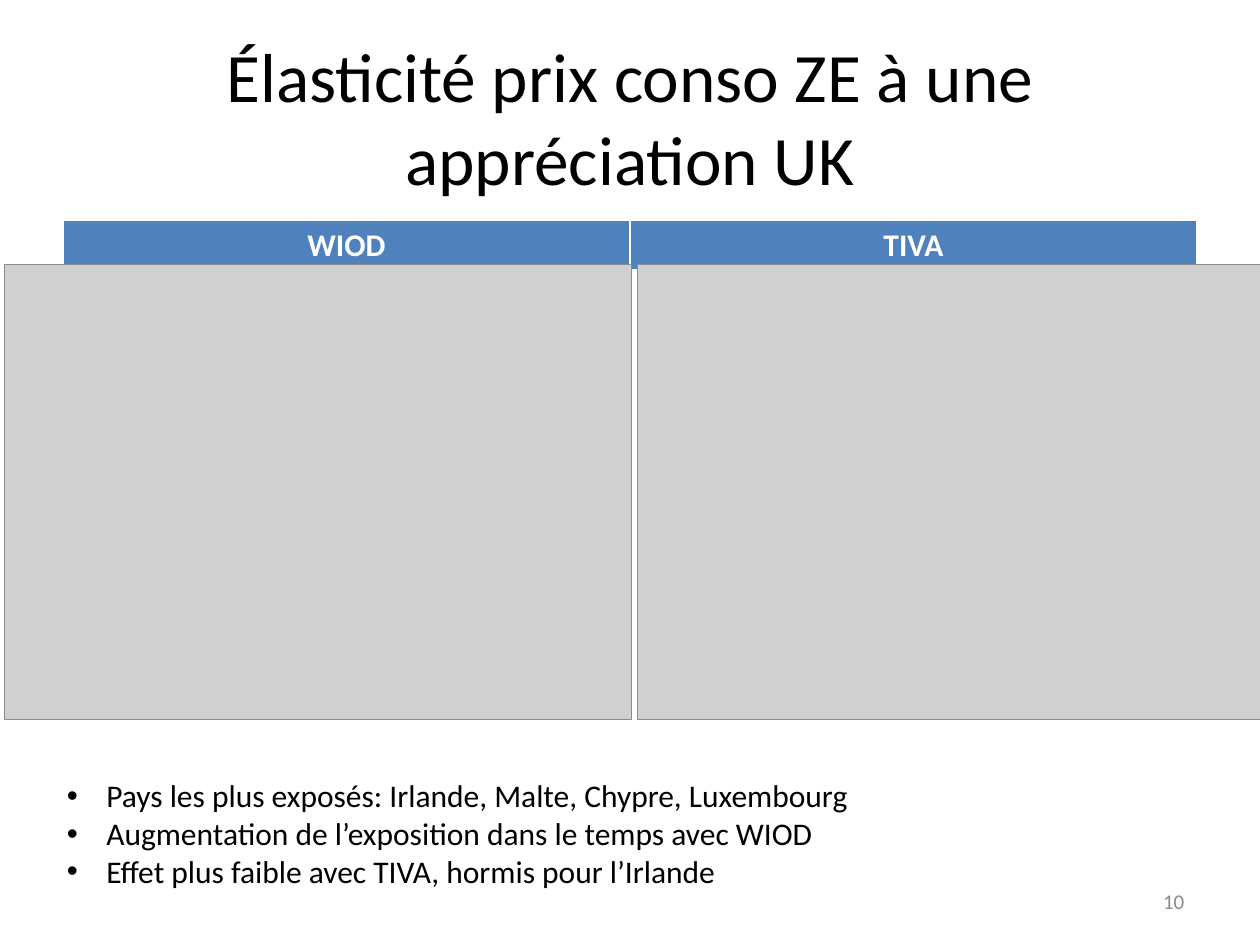
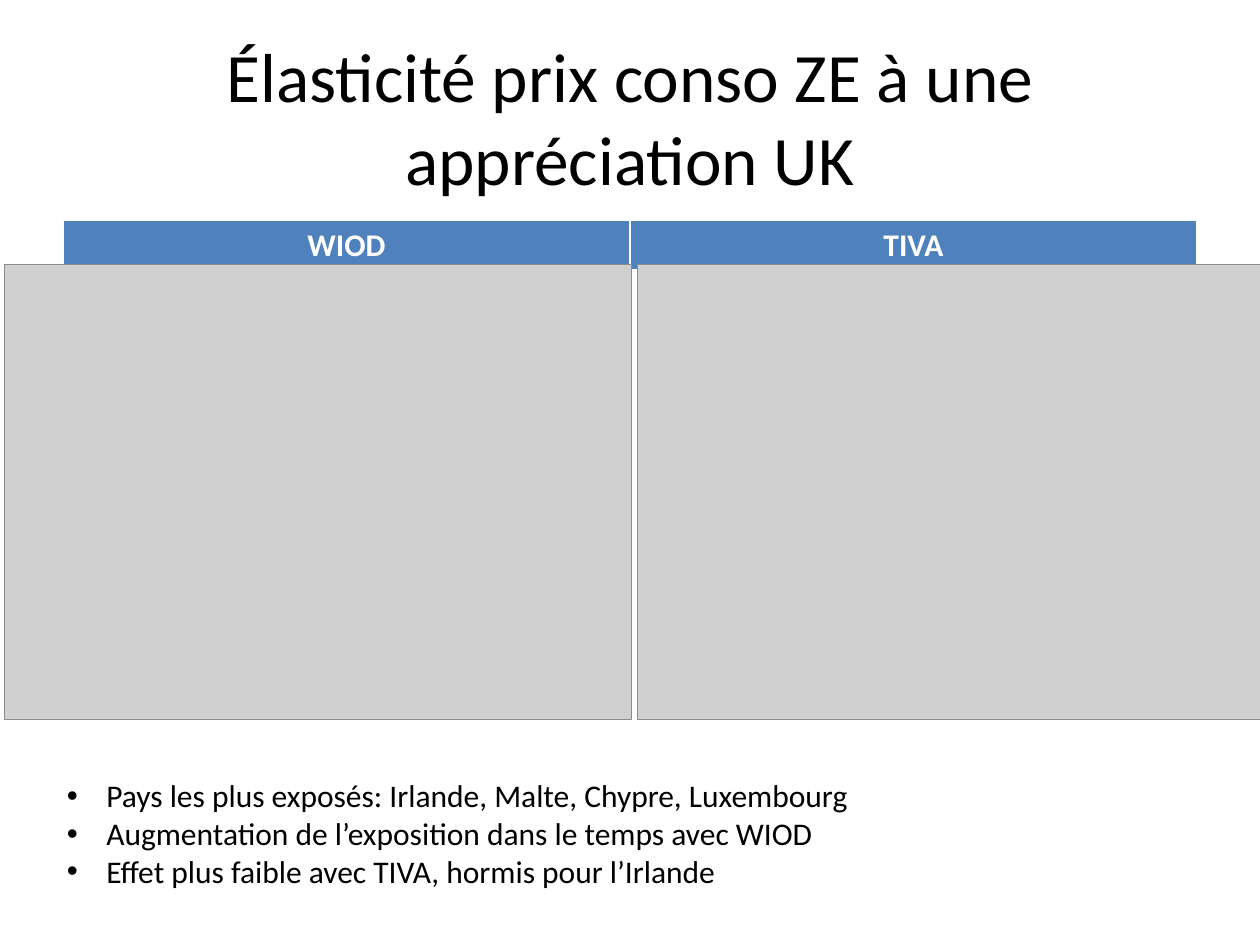
Before and after one commit to gdaudin/OFCE_CommerceVA, a slide deck: slide 9 of c17255-Point d’étape projet WIOD TIVA.pptx (slide 10 before the commit). Drawn at 1260x945 pixels with LibreOffice and Linux fonts; fonts in the diff are those of the drawing; grey boxes stand for pictures. Boxes give left, top, right and bottom in pixels: in the first picture for what was removed or moved away, otherwise in the second. Text is boxed around its words. In the diff, an @@ line names an element or a change of style, - is before the commit and + after.

```diff
--- a/c17255-Point d’étape projet WIOD TIVA.pptx
+++ b/c17255-Point d’étape projet WIOD TIVA.pptx
@@ page number removed at [1163, 895, 1184, 909] @@
-10
```
Also in this commit, not shown: 11 other slides changed, 1 slide removed, 1 other file.
